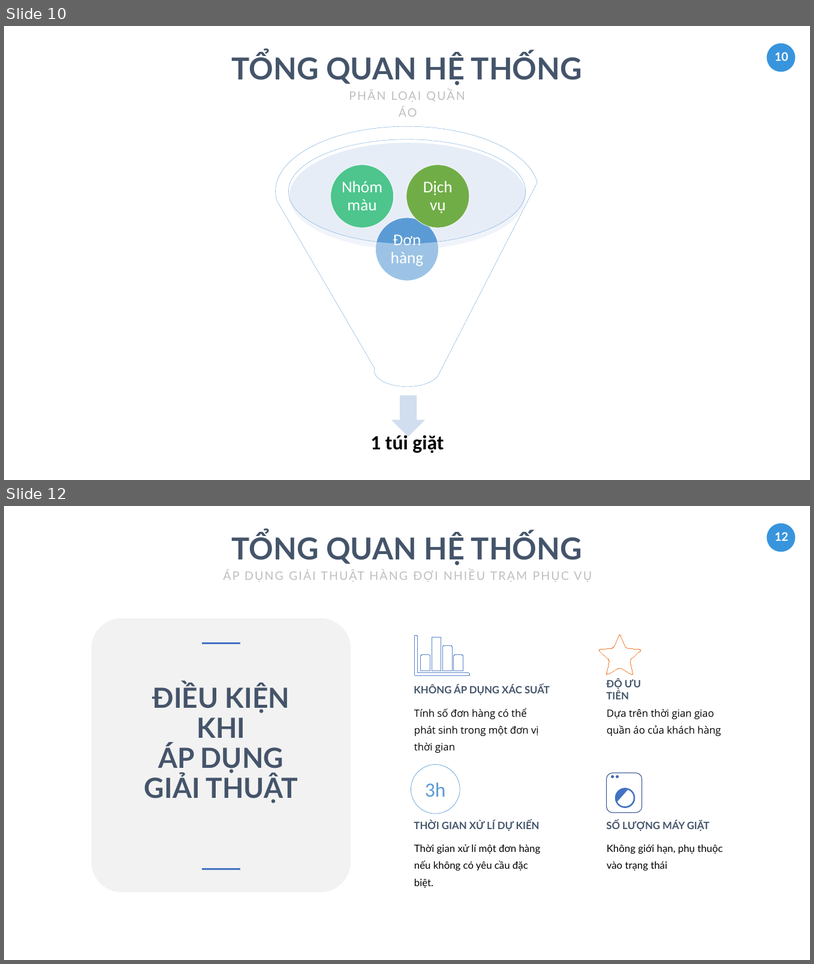
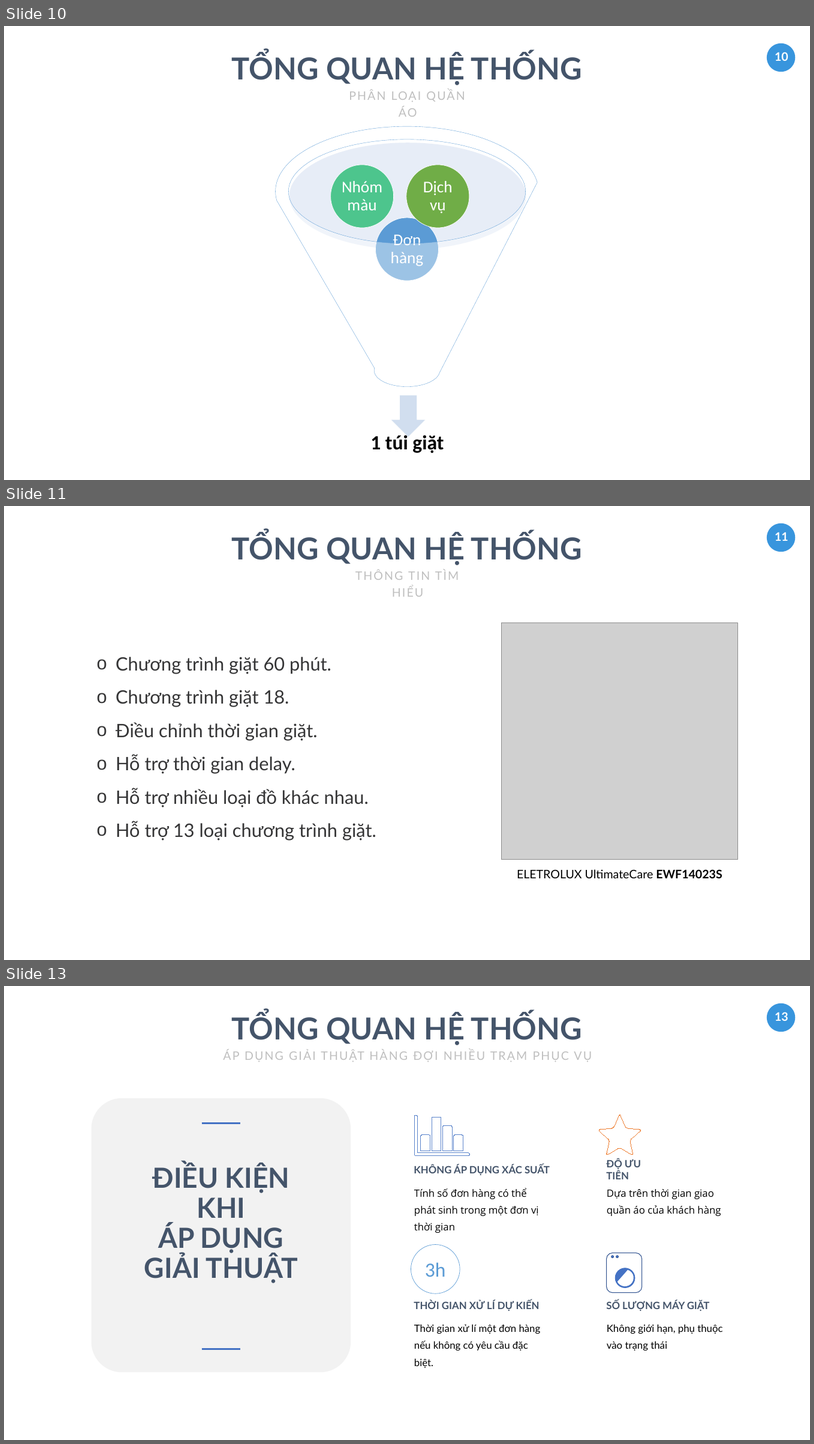
Before and after one commit to tranhoanghuan/Lu-n-v-n, a slide deck: baoCao/ppt_baocao/BAO_CAO_LUAN_VAN.pptx. Shown one above the other, each under a label of ours: slides 10 and 12 before the commit, slides 10, 11 and 13 after it; the slides between them are not shown. The pictures are 814x964 and 814x1444 pixels, drawn with LibreOffice and Linux fonts; fonts in the diff are those of the drawing; grey boxes stand for pictures. Boxes give left, top, right and bottom in pixels: in the first picture for what was removed or moved away, otherwise in the second. Text is boxed around its words. In the diff, an @@ line names an element or a change of style, - is before the commit and + after.

```diff
--- a/baoCao/ppt_baocao/BAO_CAO_LUAN_VAN.pptx
+++ b/baoCao/ppt_baocao/BAO_CAO_LUAN_VAN.pptx
@@ slide 11 added at [4,506,810,960], background #FFFFFF; not listed: 2 template elements that a slide beside it also shows @@
@@ text added at [232,534,582,565], 72 pt, text #44546A, bold @@
+TỔNG QUAN HỆ THỐNG
@@ text added at [356,570,459,597], 28 pt, text #BFBFBF @@
+THÔNG TIN TÌM HIỂU
@@ picture added at [501,622,738,859] @@
@@ text added at [116,657,377,840], 44 pt, text #353536 @@
+o Chương trình giặt 60 phút.
+o Chương trình giặt 18.
+o Điều chỉnh thời gian giặt.
+o Hỗ trợ thời gian delay.
+o Hỗ trợ nhiều loại đồ khác nhau.
+o Hỗ trợ 13 loại chương trình giặt.
@@ text added at [517,869,722,878], 28 pt, text #000000 @@
+ELETROLUX UltimateCare EWF14023S
@@ what was slide 12 is now slide 13 @@
@@ page number at [775,1012,789,1021]: text changed @@
-12
+13
```
Also in this commit, not shown: 1 slide changed.
